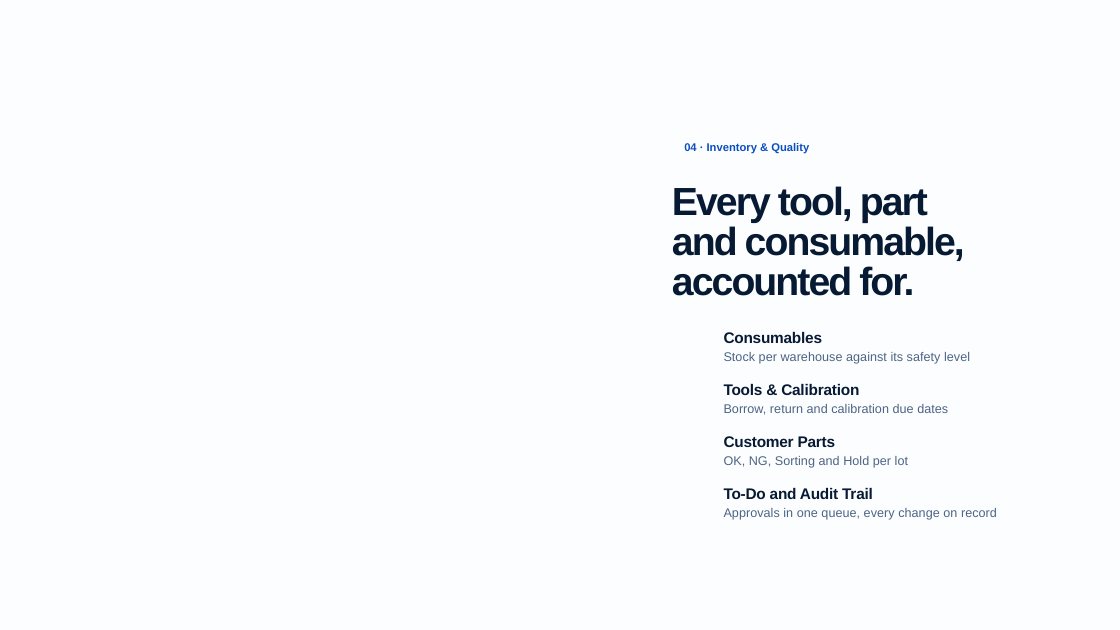
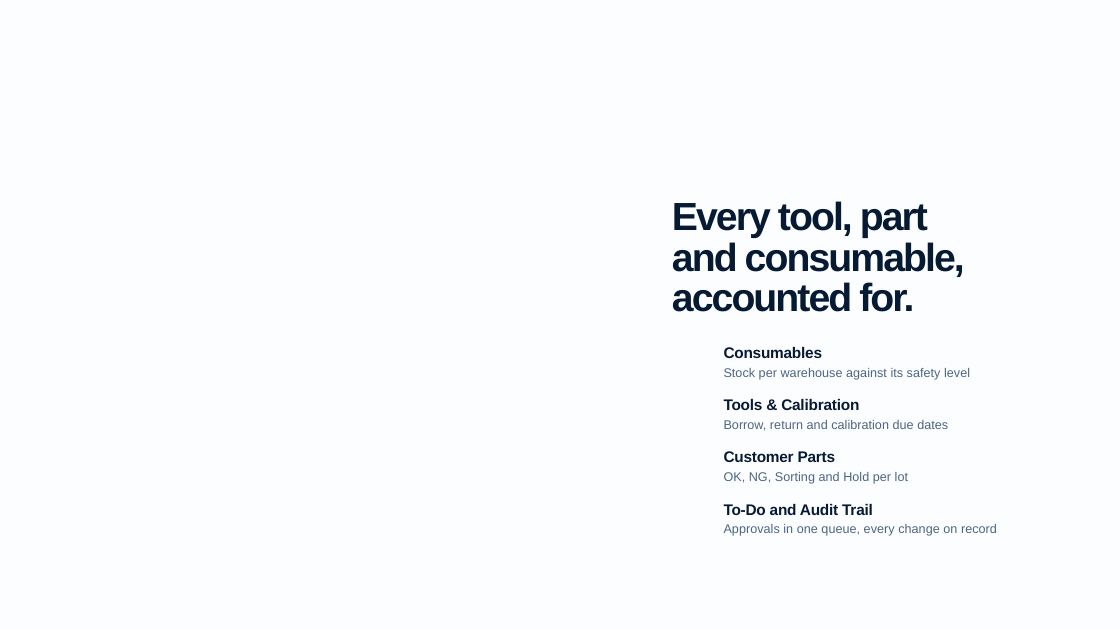
Before and after one commit to nutdanais/trigo-manpower-board, a slide deck: slide 17 of design/intro-deck/Non-Rayong-Overview-2026-Blue-4K.pptx. Drawn at 1120x630 pixels with LibreOffice and Linux fonts; fonts in the diff are those of the drawing; background and template pictures are left out. Boxes give left, top, right and bottom in pixels: in the first picture for what was removed or moved away, otherwise in the second. Text is boxed around its words. In the diff, an @@ line names an element or a change of style, - is before the commit and + after.

```diff
--- a/design/intro-deck/Non-Rayong-Overview-2026-Blue-4K.pptx
+++ b/design/intro-deck/Non-Rayong-Overview-2026-Blue-4K.pptx
@@ text removed at (x1=684, y1=142, x2=809, y2=153) @@
-04 · Inventory & Quality
@@ 9 texts moved together from (x1=672, y1=186, x2=997, y2=520) to (x1=672, y1=201, x2=997, y2=536) @@
```
Also in this commit, not shown: 1 other slide changed, 2 other files.
